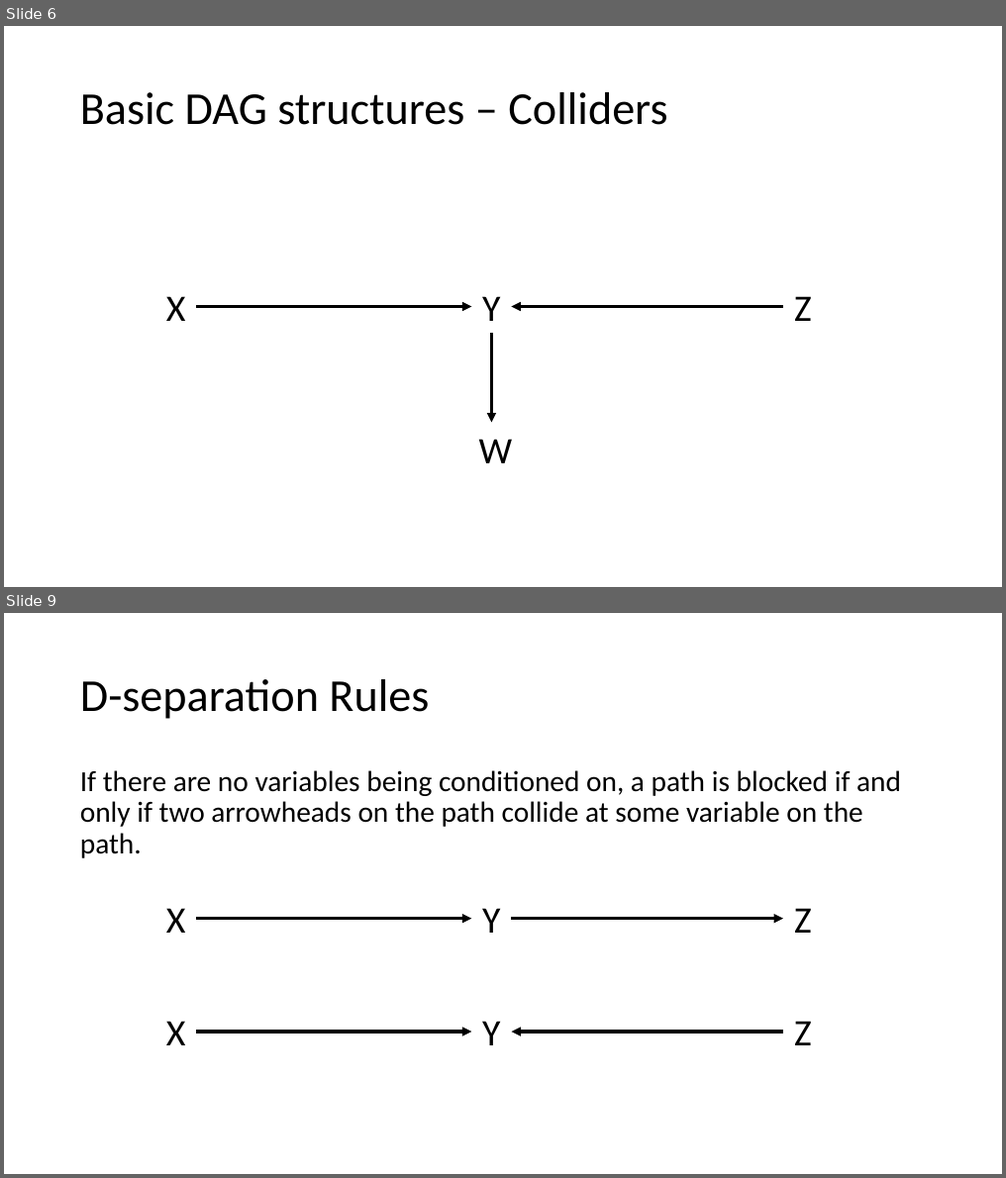
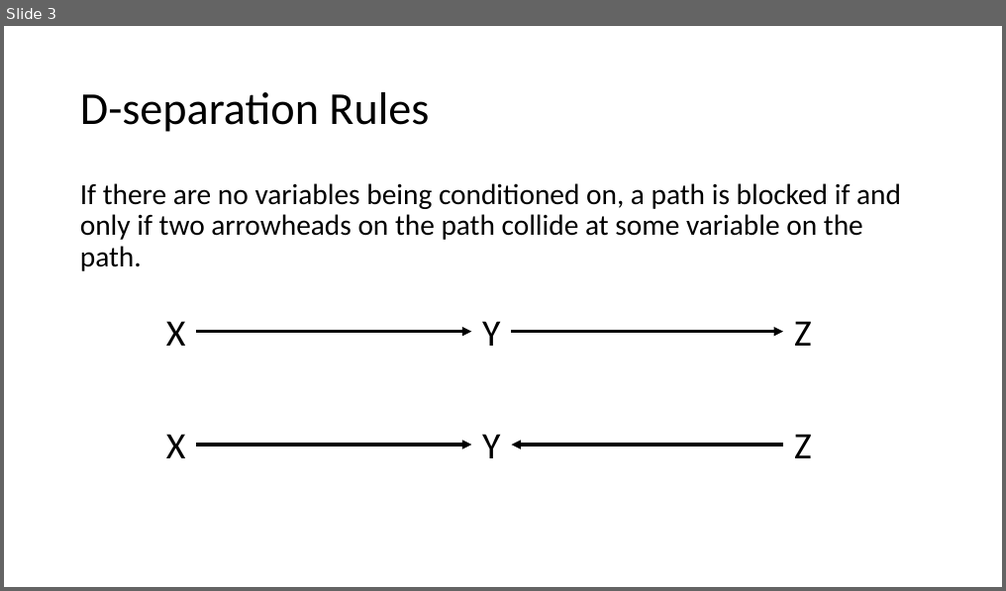
Before and after one commit to brad-cannell/r4epi, a slide deck: img/13_causal_inference/03_dags/dags.pptx. Shown one above the other, each under a label of ours: slides 6 and 9 before the commit, slide 3 after it; the slides between them are not shown. The pictures are 1006x1178 and 1006x591 pixels, drawn with LibreOffice and Linux fonts; fonts in the diff are those of the drawing. Boxes give left, top, right and bottom in pixels: in the first picture for what was removed or moved away, otherwise in the second. Text is boxed around its words. In the diff, an @@ line names an element or a change of style, - is before the commit and + after.

```diff
--- a/img/13_causal_inference/03_dags/dags.pptx
+++ b/img/13_causal_inference/03_dags/dags.pptx
@@ slide 6 removed at bbox=[4, 26, 1002, 587], background #FFFFFF @@
@@ title removed at bbox=[80, 92, 667, 125] @@
-Basic DAG structures – Colliders
@@ text removed at bbox=[166, 296, 186, 321] @@
-X
@@ arrow removed from (196, 307) to (472, 307) @@
@@ text removed at bbox=[482, 296, 500, 321] @@
-Y
@@ arrow removed from (783, 307) to (512, 307) @@
@@ text removed at bbox=[794, 296, 812, 321] @@
-Z
@@ arrow removed from (491, 333) to (491, 423) @@
@@ text removed at bbox=[479, 439, 513, 464] @@
-W
@@ what was slide 9 is now slide 3 @@
```
Also in this commit, not shown: 2 slides changed, 5 other slides removed, 12 other files.
